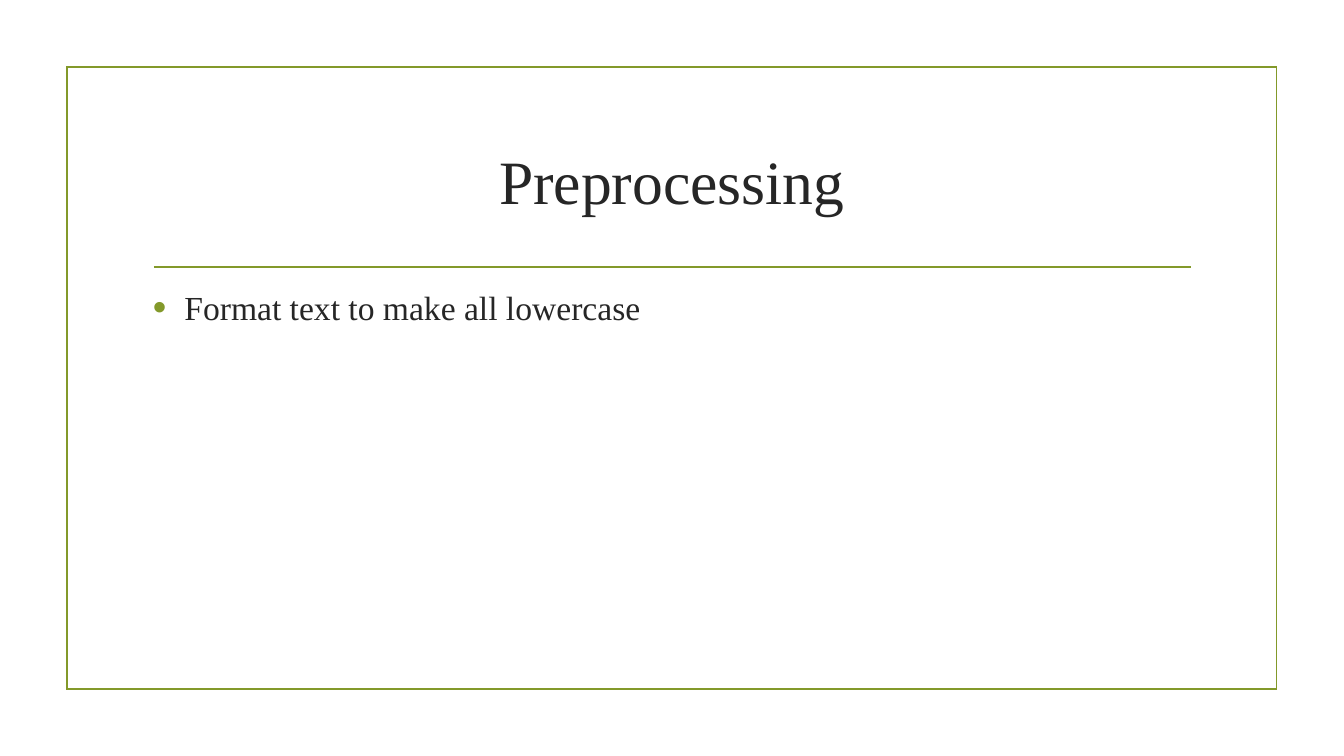
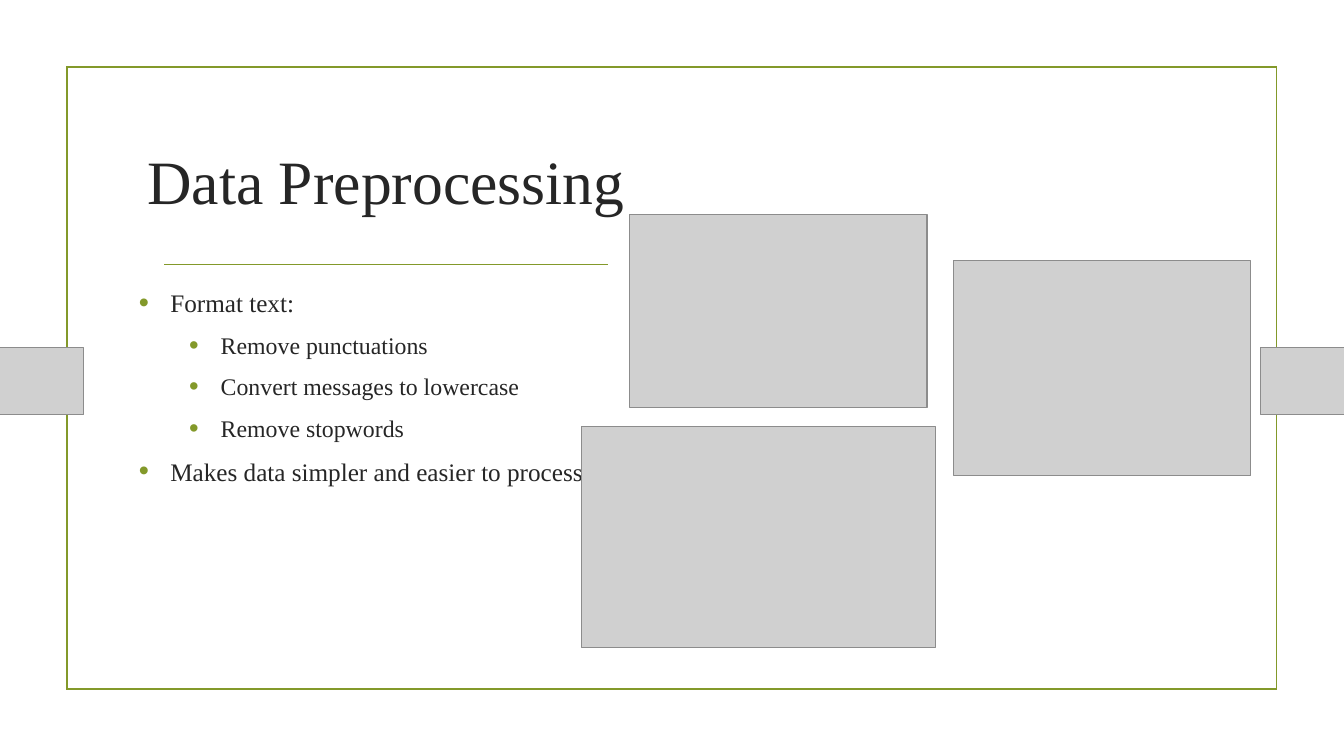
Before and after one commit to devdada/CS-418-Final-Project, a slide deck: slide 5 of SMS Spam Classifier.pptx (slide 3 before the commit). Drawn at 1344x756 pixels with LibreOffice and Linux fonts; fonts in the diff are those of the drawing; grey boxes stand for pictures; background and template pictures are left out. Boxes give left, top, right and bottom in pixels: in the first picture for what was removed or moved away, otherwise in the second. Text is boxed around its words. In the diff, an @@ line names an element or a change of style, - is before the commit and + after.

Commit message:
ppt

```diff
--- a/SMS Spam Classifier.pptx
+++ b/SMS Spam Classifier.pptx
@@ rectangle removed at (67,68,1276,690) @@
@@ rectangle added at (67,68,1276,690), outline #83992A 1.25 pt @@
@@ title at (147,163,624,216): text changed @@
-Preprocessing
+Data Preprocessing
@@ picture added at (630,215,928,408) @@
@@ line removed from (154, 267) to (1191, 267) @@
@@ line added from (164, 265) to (608, 265), #83992A 1.25 pt @@
@@ picture added at (954,261,1251,477) @@
@@ text at (170,295,582,487): text changed; size 24 to 17 pt @@
-• Format text to make all lowercase
+• Format text:
+  • Remove punctuations
+  • Convert messages to lowercase
+  • Remove stopwords
+• Makes data simpler and easier to process
@@ picture added at (0,348,84,414) @@
@@ picture added at (1261,348,1344,414) @@
@@ picture added at (582,426,936,648) @@
```
Also in this commit, not shown: 1 other slide changed, 7 slides added, 1 slide removed.
